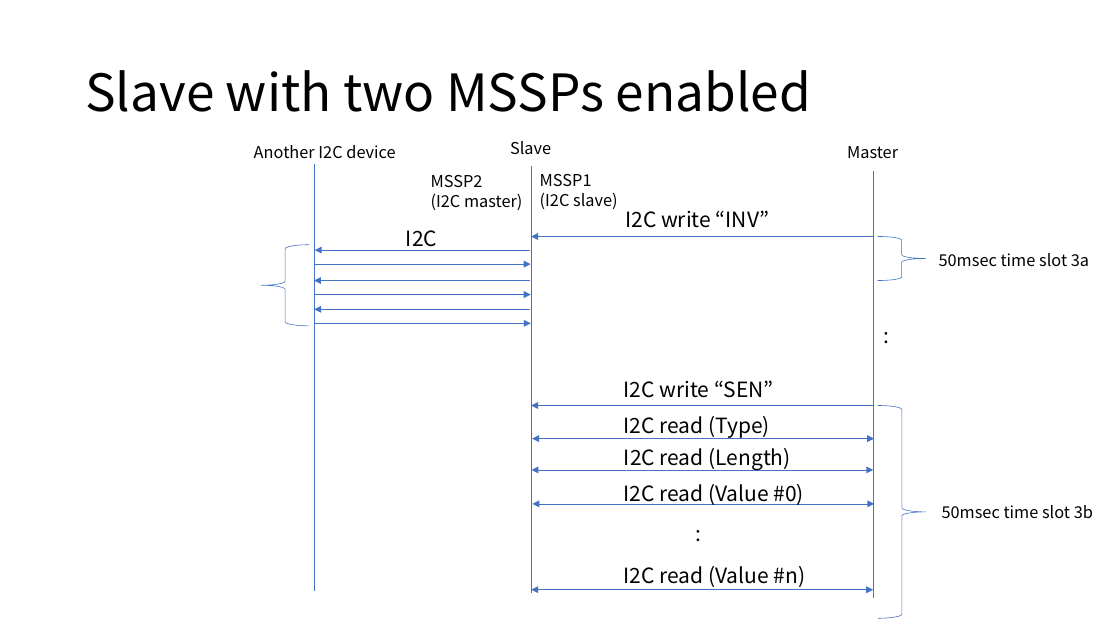
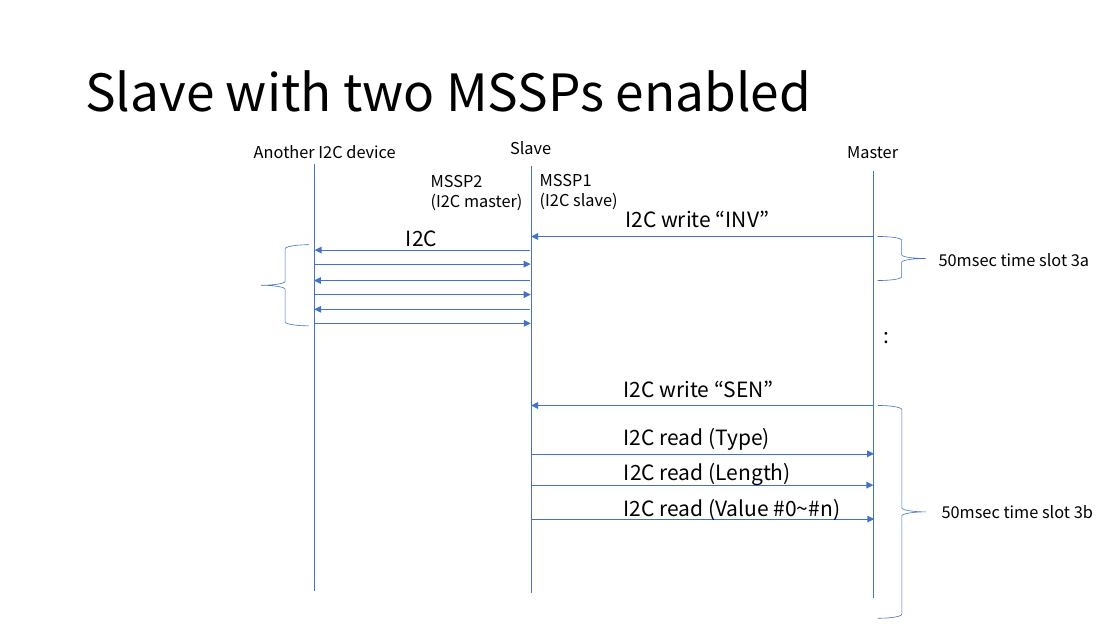
Before and after one commit to araobp/sensor-network, a slide deck: slide 6 of doc/I2C_BACKPLANE_SPEC.pptx. Drawn at 1120x630 pixels with LibreOffice and Linux fonts; fonts in the diff are those of the drawing. Boxes give left, top, right and bottom in pixels: in the first picture for what was removed or moved away, otherwise in the second. Text is boxed around its words. In the diff, an @@ line names an element or a change of style, - is before the commit and + after.

```diff
--- a/doc/I2C_BACKPLANE_SPEC.pptx
+++ b/doc/I2C_BACKPLANE_SPEC.pptx
@@ text "I2C read (Type)": place and size @@
-text "I2C read (Type)" at box(624, 416, 770, 438)
+text "I2C read (Type)" at box(624, 428, 770, 450)
@@ double arrow (875, 454) - (533, 454): double arrow to arrow @@
@@ 3 arrows, 1 text: place and size @@
-3 arrows, 1 text at box(532, 439, 875, 504)
+3 arrows, 1 text at box(532, 454, 875, 519)
@@ double arrow (874, 486) - (532, 486): double arrow to arrow @@
@@ text at box(624, 499, 840, 520): text changed @@
-I2C read (Value #0)
+I2C read (Value #0~#n)
@@ double arrow (875, 519) - (533, 519): double arrow to arrow @@
@@ text removed at box(688, 516, 711, 549) @@
-:
@@ text removed at box(623, 566, 806, 587) @@
-I2C read (Value #n)
@@ double arrow removed from (874, 590) to (531, 590) @@
```
Also in this commit, not shown: 3 other slides changed, 1 slide removed, 16 other files.
